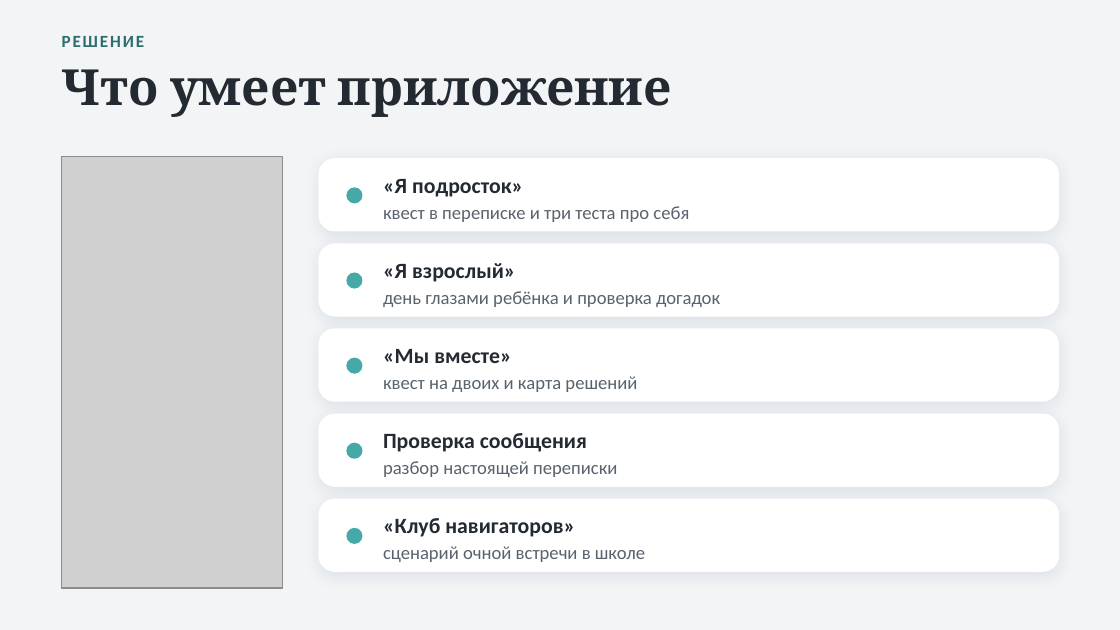
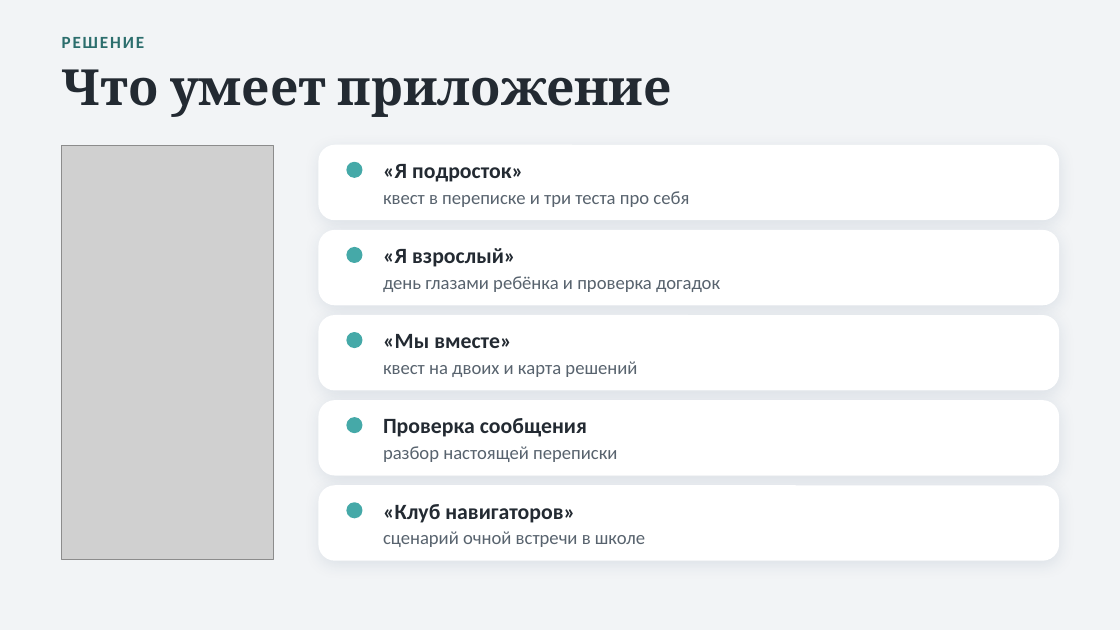
Before and after one commit to Levalnik0/proekt-eho, a slide deck: slide 4 of Проект_Эхо_презентация.pptx. Drawn at 1120x630 pixels with LibreOffice and Linux fonts; fonts in the diff are those of the drawing; grey boxes stand for pictures. Boxes give left, top, right and bottom in pixels: in the first picture for what was removed or moved away, otherwise in the second. Text is boxed around its words. In the diff, an @@ line names an element or a change of style, - is before the commit and + after.

Commit message:
Вычитка презентации: ровная вёрстка, QR-слайд, честная проверка
Слайды:
- убраны длинные тире, фразы перестроены под обычную пунктуацию
- одинаковый отступ под заголовком на всех слайдах, маркеры считаются
  по середине первой строки, снимки прижаты к правому полю
- текст больше не центрируется по высоте рамки: pptxgenjs делает это
  по умолчанию, и одиночная строка проваливалась на середину
- фон титульного слайда рисует cover.py: круги, расходящиеся из телефона
- двенадцатый слайд целиком под QR-код, рядом адрес обычным текстом

preview.py показывал не то, что лежит в файле. Исправлено:
- вертикальное и горизонтальное выравнивание читались по неверным кодам
- кегль из пунктов подставлялся в пиксели, текст был на четверть мельче
- переполнение мерилось по высоте блока, а не по строкам
- добавлены --only и --scale, фон-картинка и перенос шрифта

Проверка после этого нашла три настоящих переполнения, они устранены.

```diff
--- a/Проект_Эхо_презентация.pptx
+++ b/Проект_Эхо_презентация.pptx
@@ picture: place and size @@
-picture at box(62, 157, 282, 588)
+picture at box(62, 146, 273, 560)
@@ text "«Я подросток»": place and size @@
-text "«Я подросток»" at box(383, 179, 523, 197)
+text "«Я подросток»" at box(383, 164, 523, 182)
@@ text "«Я взрослый»": place and size @@
-text "«Я взрослый»" at box(383, 263, 515, 282)
+text "«Я взрослый»" at box(383, 248, 515, 267)
@@ text "«Мы вместе»": place and size @@
-text "«Мы вместе»" at box(383, 349, 512, 363)
+text "«Мы вместе»" at box(383, 334, 512, 348)
@@ 5 ellipses: place and size @@
-5 ellipses at box(347, 188, 362, 543)
+5 ellipses at box(347, 162, 362, 517)
@@ text "Проверка сообщения": place and size @@
-text "Проверка сообщения" at box(383, 433, 587, 452)
+text "Проверка сообщения" at box(383, 418, 587, 437)
@@ 5 rounded rectangles: place and size @@
-5 rounded rectangles at box(319, 159, 1058, 571)
+5 rounded rectangles at box(319, 146, 1058, 560)
@@ proportions changed in 5 elements at box(319, 146, 1058, 220), box(319, 231, 1058, 305), box(319, 316, 1058, 390), box(319, 401, 1058, 475), box(319, 486, 1058, 560) @@
@@ vertical alignment middle to top in 10 elements at box(383, 191, 689, 207), box(383, 276, 720, 292), box(383, 361, 637, 377), box(383, 446, 617, 462), box(383, 531, 645, 547), box(383, 164, 523, 182), box(383, 248, 515, 267), box(383, 334, 512, 348), box(383, 418, 587, 437), box(383, 504, 575, 523) @@
@@ text "«Клуб навигаторов»": place and size @@
-text "«Клуб навигаторов»" at box(383, 518, 575, 537)
+text "«Клуб навигаторов»" at box(383, 504, 575, 523)
@@ 5 texts: place and size @@
-5 texts at box(383, 206, 720, 562)
+5 texts at box(383, 191, 720, 547)
```
Also in this commit, not shown: 10 other slides changed, 1 slide added, 9 other files.
